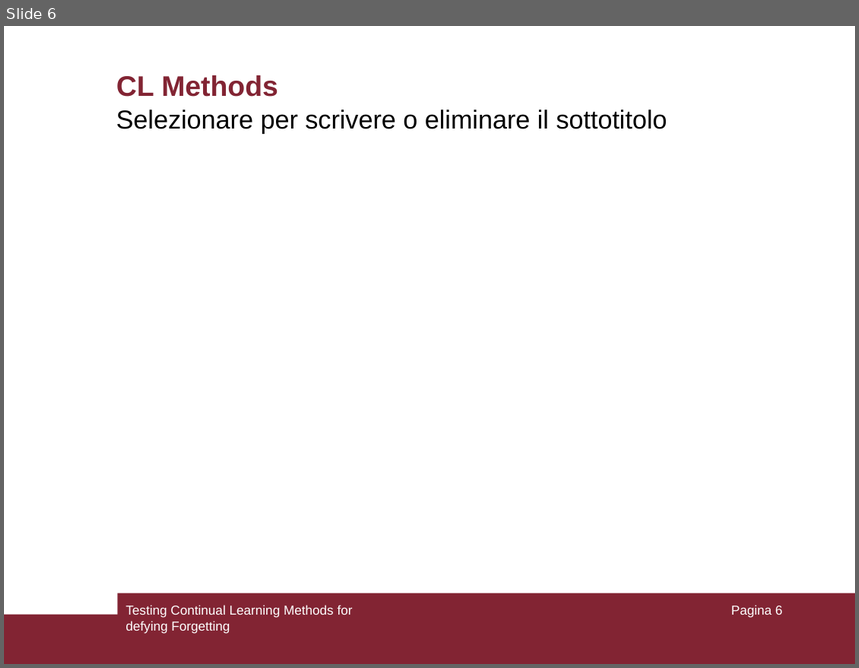
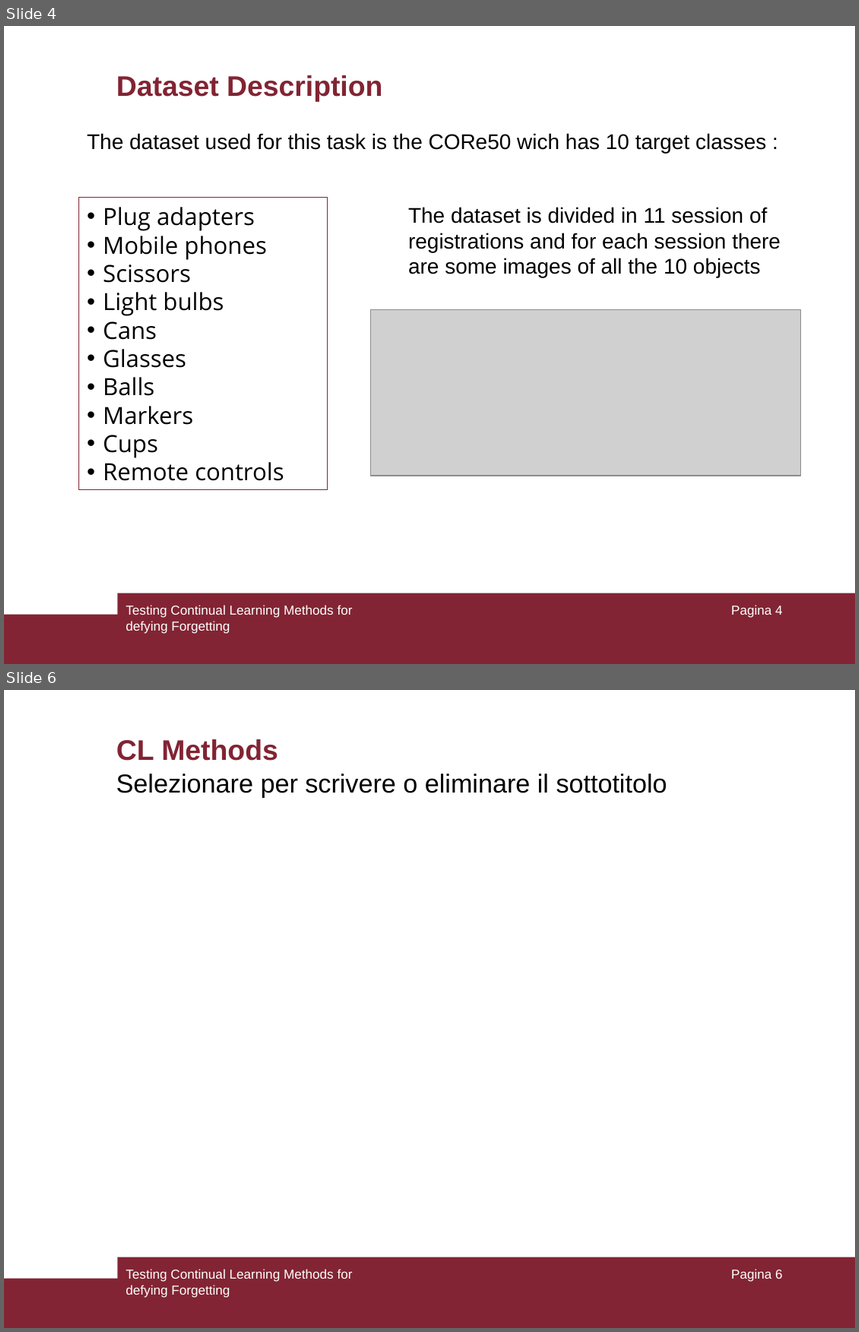
Before and after one commit to giacomotelloli/ContinualLearning, a slide deck: PresPrj.ppt. Shown one above the other, each under a label of ours: slide 6 before the commit, slides 4 and 6 after it; the slides between them are not shown. The pictures are 859x668 and 859x1332 pixels, drawn with LibreOffice and Linux fonts; fonts in the diff are those of the drawing; grey boxes stand for pictures. Boxes give left, top, right and bottom in pixels: in the first picture for what was removed or moved away, otherwise in the second. Text is boxed around its words. In the diff, an @@ line names an element or a change of style, - is before the commit and + after.

```diff
--- a/PresPrj.ppt
+++ b/PresPrj.ppt
@@ slide 4 added at bbox=[4, 26, 855, 664], background #FFFFFF; not listed: 2 template elements that a slide beside it also shows @@
@@ title added at bbox=[116, 75, 382, 102], 24 pt, text #822433, bold @@
+Dataset Description
@@ text added at bbox=[87, 133, 766, 153], 18 pt, text #000000 @@
+The dataset used for this task is the CORe50 wich has 10 target classes :
@@ rectangle added at bbox=[79, 198, 328, 491], outline #822433 0.74 pt, 20 pt, text #000000 @@
+• Plug adapters
+• Mobile phones
+• Scissors
+• Light bulbs
+• Cans
+• Glasses
+• Balls
+• Markers
+• Cups
+• Remote controls
@@ text added at bbox=[408, 207, 781, 278], 18 pt, text #000000 @@
+The dataset is divided in 11 session of registrations and for each session there are some images of all the 10 objects
@@ picture added at bbox=[371, 309, 801, 476] @@
@@ text added at bbox=[126, 605, 353, 634], 11 pt, text #FFFFFF @@
+Testing Continual Learning Methods for defying Forgetting
@@ page number added at bbox=[731, 605, 783, 618], 11 pt, text #FFFFFF @@
+Pagina 4
```
Also in this commit, not shown: 1 slide changed, 1 other slide added, 4 slides removed, 1 other file.
